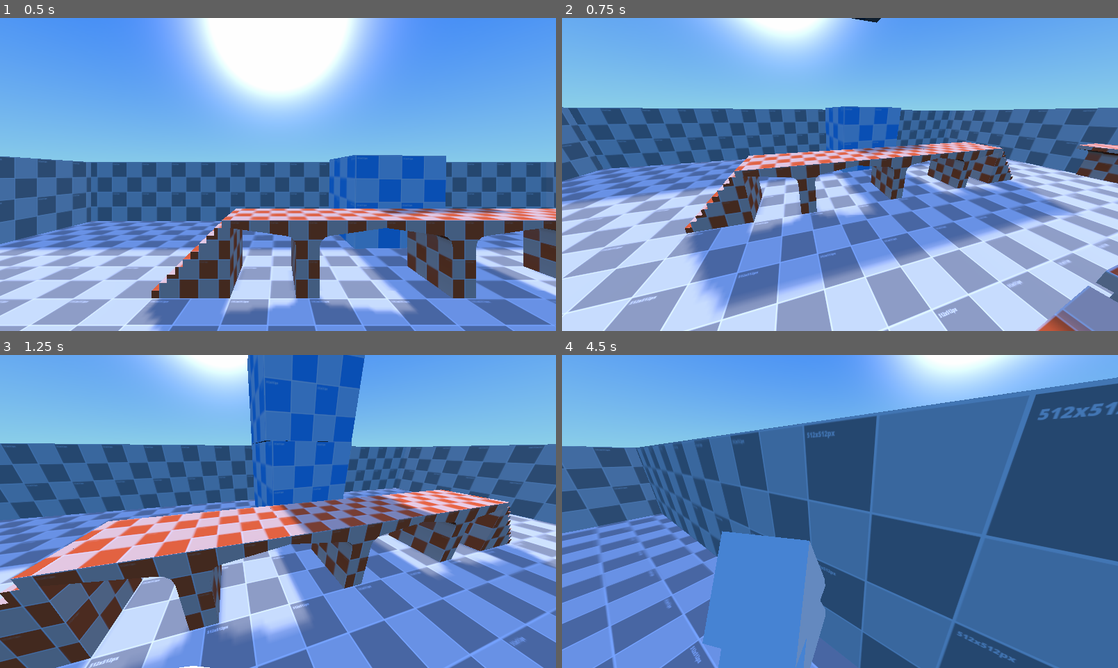
Above: before the commit, frames 1-4 (two rows, left to right).
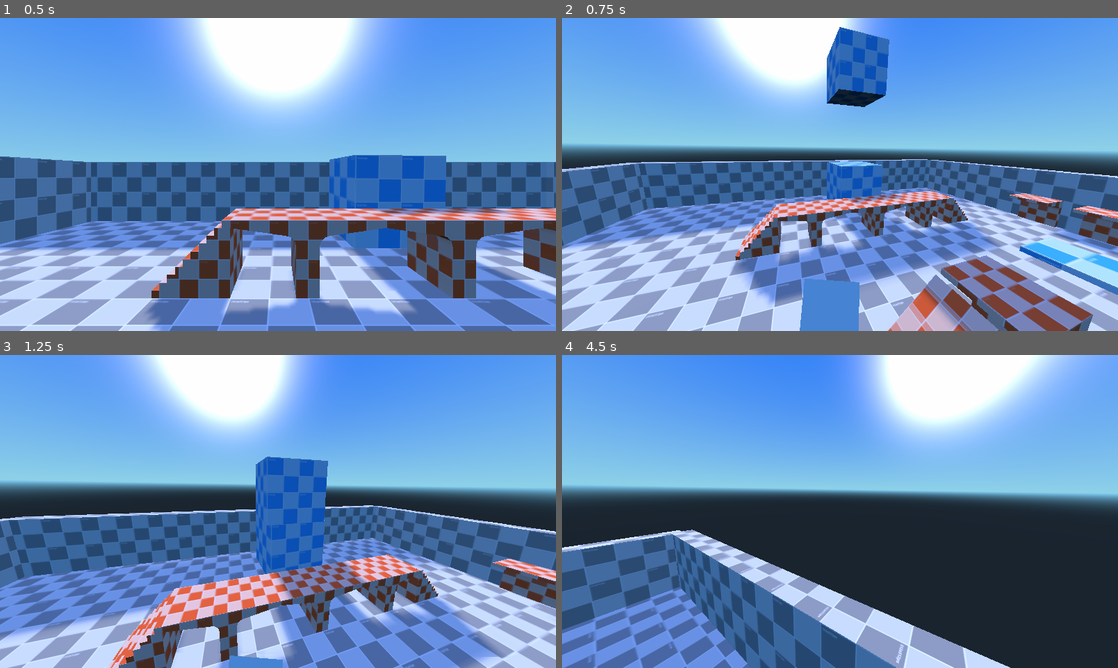
Above: after the commit, the same moments.

Repository: yaelatletl/RAD-for-Godot
Game: Godot game, scene res://BaseGD/scenes/escenario_pruebas.tscn
The game is run twice, just before and just after one commit, with the same random seed, the same clock (stepped at 60 frames per second) and the same inputs.
Inputs (mouse positions are in pixels of both pictures, inside the frame that each line leads up to):
- Up to frame 1 (0.5 s): no input
- Up to frame 2 (0.75 s): move the mouse to (867, 174) at 0.52 s; hold W (move_forwards) from 0.53 s (still down); hold 8 (camera3RD) from 0.53 s (still down)
- Up to frame 3 (1.25 s): keep holding W (move_forwards); keep holding 8 (camera3RD); tap Space (jump) at 0.77 s
- Up to frame 4 (4.5 s): keep holding W (move_forwards); move the mouse to (812, 511) at 1.27 s; release 8 (camera3RD) at 1.28 s; tap 7 (cameraFPS) at 1.35 s; tap Space (jump) at 1.52, 3.02, 3.77 s; move the mouse to (851, 505) at 2.02 s; hold 9 (cameraPlat) 2.03-2.78 s; move the mouse to (834, 517) at 2.77 s; tap 0 (cameraTop) at 2.85 s; move the mouse to (878, 514) at 3.52 s; hold Shift (run) 3.53-4.28 s; move the mouse to (795, 508) at 4.27 s; tap 8 (camera3RD) at 4.35 s

Frame 1 is identical in both runs. In frame 2, 71% of the frame differs, in the area x 0-100%, y 0-100%; in frame 3, 76%; in frame 4, 82%.

Commit message:
Camera "improvements"

Diff:
--- a/BaseGD/pl3d/3RDPersonCamera.gd
+++ b/BaseGD/pl3d/3RDPersonCamera.gd
@@ -6,45 +6,37 @@
 var Target = Vector3()
 var originalpos = Vector3()
 var origin = Vector3()
-
+var cameramovement
 func _ready():
 	gravity = get_node("../../").gravity
-
+	cameramovement = get_node("../../").fixpos
 
 func _process(delta):
 	linear_velocity = move_and_slide(linear_velocity,-gravity.normalized())
 	Target = get_node("../../target").translation
-	origin = get_node("../../CameraOrigin").translation
-	translation.x = clamp(translation.x, Target.x-1, Target.x+1)
-	translation.y = clamp(translation.y, Target.y-1, Target.y+1)
-	translation.z = clamp(translation.z, Target.z-1, Target.z+1)
+	origin = get_node("../../CameraOrigin")
+	translation.x = clamp(translation.x, Target.x-5, Target.x+5)
+	translation.y = clamp(translation.y, Target.y-5, Target.y+5)
+	translation.z = clamp(translation.z, Target.z-5, Target.z+5)
 
 
 
-	if translation != origin and not (is_on_floor() or is_on_ceiling() or is_on_wall()):
+	if translation != origin.translation and not (is_on_floor() or is_on_ceiling() or is_on_wall()):
+		#Vector maths to get the [cof] camera to it's place each time it moves
+		translation = translation + delta*(origin.translation-translation).normalized()
+	#	if translation.x<origin.x:
+	#		translation.x += delta*0.2
+	#	else:
+	#		translation.x -= delta*0.2
 
-		if translation.x<origin.x:
-			translation.x += delta*0.2
-		else:
-			translation.x -= delta*0.2
+	#	if translation.y<origin.y:
+	#		translation.y -= delta*0.2
+	#	else:
+	#		translation.y += delta*0.2
 
-		if translation.y<origin.y:
-			translation.y -= delta*0.2
-		else:
-			translation.y += delta*0.2
-
-		if translation.z<origin.z:
-			translation.z += delta*0.2
-		else:
-			translation.z -= delta*0.2
-#func _fixed_process(delta):
-	#move towards target destination
-#	move(velocity*delta)
-
-	#once target destination is reached
-	#if(get_pos().distance_to(target) <= 20):
-	#	#calculate new destination
-	#	target.x = rand_range(xMin, xMax)		#set new random target destination
-	#	var angle = get_angle_to(target)		#calc angle to target
-	#	velocity.x = speed*sin(angle)			#convert linear speed into x and y components
-	#	velocity.y = speed*cos(angle)
+		#if translation.z<origin.z:
+		#	translation.z += delta*0.2
+	#	else:
+	#		translation.z -= delta*0.2
+		#var dir = (origin.transform.origin - transform.origin).normalized()
+		#translation = dir*delta
--- a/BaseGD/pl3d/Player3d.gd
+++ b/BaseGD/pl3d/Player3d.gd
@@ -26,6 +26,7 @@
 export(bool) var AllowChangeCamera = false
 export(bool) var FPSCamera = true
 export(bool) var thRDPersCamera = false
+export(float) var fixpos = 0.5
 export(bool) var RPGCamera = false
 export(bool) var TopDownCamera = false
 
--- a/BaseGD/pl3d/Player3d.tscn
+++ b/BaseGD/pl3d/Player3d.tscn
@@ -13,7 +13,7 @@
 
 [sub_resource type="SphereShape" id=2]
 
-radius = 0.0462334
+radius = 0.330527
 
 [sub_resource type="PrismMesh" id=3]
 
@@ -56,6 +56,7 @@
 AllowChangeCamera = false
 FPSCamera = true
 thRDPersCamera = false
+fixpos = 0.5
 RPGCamera = false
 TopDownCamera = false
 WALKSPEED = 3.1
@@ -93,7 +94,7 @@
 
 [node name="3RDPersCamera" type="Camera" parent="FPSCamera" index="0"]
 
-transform = Transform( 0.996848, -0.0300684, 0.073413, 0, 0.925389, 0.379019, -0.0793321, -0.377824, 0.922472, 0.496263, 0.746838, 1.07246 )
+transform = Transform( 0.997858, -0.0247958, 0.0605398, 0.0132274, 0.982746, 0.184489, -0.0640698, -0.183292, 0.980968, 0.497637, 0.587095, 1.46373 )
 keep_aspect = 1
 cull_mask = 1048575
 environment = null
@@ -111,7 +112,7 @@
 
 [node name="CameraCollision" type="KinematicBody" parent="FPSCamera" index="1"]
 
-transform = Transform( 1, 0, 0, 0, 1, 0, 0, 0, 1, 0, 0.133426, 0 )
+transform = Transform( 0.999903, 0, -0.0139474, -0.00282001, 0.979347, -0.202169, 0.0136593, 0.202189, 0.979251, -0.00137395, 0.516047, 1.64668 )
 input_ray_pickable = false
 input_capture_on_drag = false
 collision_layer = 1
@@ -128,7 +129,7 @@
 
 [node name="CollisionShape" type="CollisionShape" parent="FPSCamera/CameraCollision" index="0"]
 
-transform = Transform( 1, 0, 0, 0, 1, 0, 0, 0, 1, 0.476892, 0.694477, 1.18918 )
+transform = Transform( 1, 0, 0, 0, 1, 0, 0, 0, 1, 0.476892, 0.0157118, -0.0391517 )
 shape = SubResource( 2 )
 disabled = false
 _sections_unfolded = [ "Transform" ]
@@ -211,4 +212,4 @@
 
 [node name="CameraOrigin" type="Spatial" parent="." index="5"]
 
-transform = Transform( 1, 0, 0, 0, 1, 0, 0, 0, 1, 0.489479, 1.96177, 1.22899 )
+transform = Transform( 1, 0, 0, 0, 1, 0, 0, 0, 1, 0.489479, 2.14343, 1.44329 )
